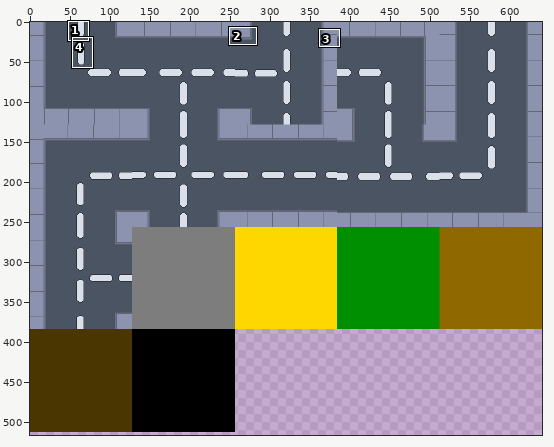
Pixel-art file: Assets/block.aseprite. Above: a wide view before the commit, with the close-up outlined.
Close-up. Old version:
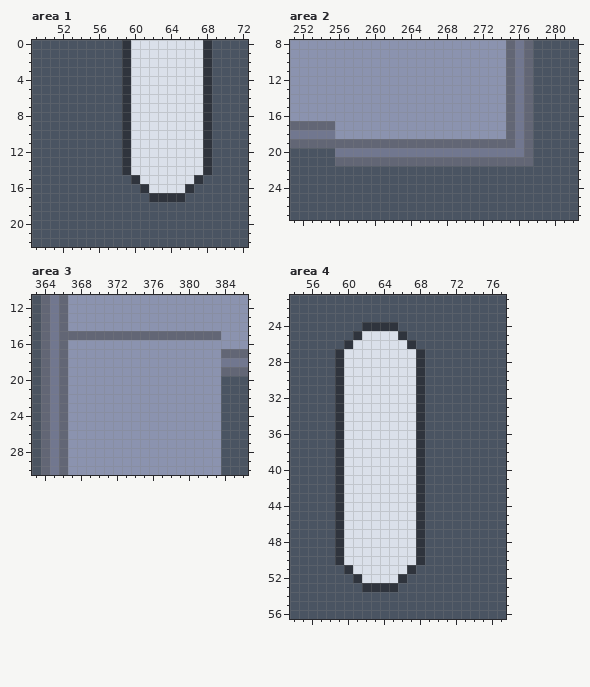
640x640 pixels, 1 frame. Shown: area 1: x 49..72, y 0..22; area 2: x 251..282, y 8..27; area 3: x 363..386, y 11..30; area 4: x 54..77, y 21..56. The wide view leaves out empty margins. The commit also changed other parts of the picture, which this record leaves out.
Now the later version:
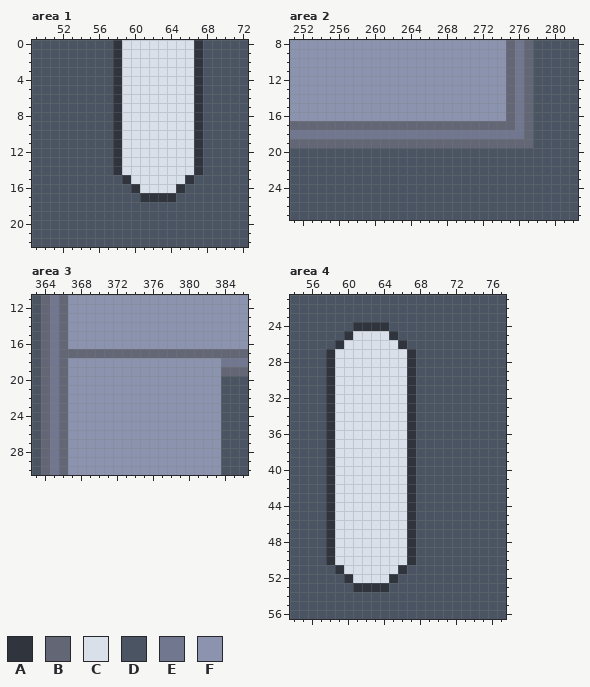
Palette (. is transparent): A #2f343d  B #626675  C #dae0ea  D #4a5462  E #71778f  F #8b93af
Change:
--- area 1
@@ x 56..70 @@
- 0 DDDACCCCCCCCADD
- 1 DDDACCCCCCCCADD
- 2 DDDACCCCCCCCADD
- 3 DDDACCCCCCCCADD
- 4 DDDACCCCCCCCADD
- 5 DDDACCCCCCCCADD
- 6 DDDACCCCCCCCADD
- 7 DDDACCCCCCCCADD
- 8 DDDACCCCCCCCADD
- 9 DDDACCCCCCCCADD
-10 DDDACCCCCCCCADD
-11 DDDACCCCCCCCADD
-12 DDDACCCCCCCCADD
-13 DDDACCCCCCCCADD
-14 DDDACCCCCCCCADD
-15 DDDDACCCCCCADDD
-16 DDDDDACCCCADDDD
-17 DDDDDDAAAADDDDD
+ 0 DDACCCCCCCCADDD
+ 1 DDACCCCCCCCADDD
+ 2 DDACCCCCCCCADDD
+ 3 DDACCCCCCCCADDD
+ 4 DDACCCCCCCCADDD
+ 5 DDACCCCCCCCADDD
+ 6 DDACCCCCCCCADDD
+ 7 DDACCCCCCCCADDD
+ 8 DDACCCCCCCCADDD
+ 9 DDACCCCCCCCADDD
+10 DDACCCCCCCCADDD
+11 DDACCCCCCCCADDD
+12 DDACCCCCCCCADDD
+13 DDACCCCCCCCADDD
+14 DDACCCCCCCCADDD
+15 DDDACCCCCCADDDD
+16 DDDDACCCCADDDDD
+17 DDDDDAAAADDDDDD
 18 DDDDDDDDDDDDDDD
--- area 2
@@ x 251..282 @@
 16 FFFFFFFFFFFFFFFFFFFFFFFFBEBDDDDD
-17 BBBBBFFFFFFFFFFFFFFFFFFFBEBDDDDD
-18 EEEEEFFFFFFFFFFFFFFFFFFFBEBDDDDD
-19 BBBBBBBBBBBBBBBBBBBBBBBBBEBDDDDD
-20 DDDDDEEEEEEEEEEEEEEEEEEEEEBDDDDD
-21 DDDDDBBBBBBBBBBBBBBBBBBBBBBDDDDD
+17 BBBBBBBBBBBBBBBBBBBBBBBBBEBDDDDD
+18 EEEEEEEEEEEEEEEEEEEEEEEEEEBDDDDD
+19 BBBBBBBBBBBBBBBBBBBBBBBBBBBDDDDD
+20 DDDDDDDDDDDDDDDDDDDDDDDDDDDDDDDD
+21 DDDDDDDDDDDDDDDDDDDDDDDDDDDDDDDD
 22 DDDDDDDDDDDDDDDDDDDDDDDDDDDDDDDD
--- area 3
@@ x 363..386 @@
 14 DBEBFFFFFFFFFFFFFFFFFFFF
-15 DBEBBBBBBBBBBBBBBBBBBFFF
+15 DBEBFFFFFFFFFFFFFFFFFFFF
 16 DBEBFFFFFFFFFFFFFFFFFFFF
-17 DBEBFFFFFFFFFFFFFFFFFBBB
+17 DBEBBBBBBBBBBBBBBBBBBBBB
 18 DBEBFFFFFFFFFFFFFFFFFEEE
--- area 4
@@ x 56..70 @@
 23 DDDDDDDDDDDDDDD
-24 DDDDDDAAAADDDDD
-25 DDDDDACCCCADDDD
-26 DDDDACCCCCCADDD
-27 DDDACCCCCCCCADD
-28 DDDACCCCCCCCADD
-29 DDDACCCCCCCCADD
-30 DDDACCCCCCCCADD
-31 DDDACCCCCCCCADD
-32 DDDACCCCCCCCADD
-33 DDDACCCCCCCCADD
-34 DDDACCCCCCCCADD
-35 DDDACCCCCCCCADD
-36 DDDACCCCCCCCADD
-37 DDDACCCCCCCCADD
-38 DDDACCCCCCCCADD
-39 DDDACCCCCCCCADD
-40 DDDACCCCCCCCADD
-41 DDDACCCCCCCCADD
-42 DDDACCCCCCCCADD
-43 DDDACCCCCCCCADD
-44 DDDACCCCCCCCADD
-45 DDDACCCCCCCCADD
-46 DDDACCCCCCCCADD
-47 DDDACCCCCCCCADD
-48 DDDACCCCCCCCADD
-49 DDDACCCCCCCCADD
-50 DDDACCCCCCCCADD
-51 DDDDACCCCCCADDD
-52 DDDDDACCCCADDDD
-53 DDDDDDAAAADDDDD
+24 DDDDDAAAADDDDDD
+25 DDDDACCCCADDDDD
+26 DDDACCCCCCADDDD
+27 DDACCCCCCCCADDD
+28 DDACCCCCCCCADDD
+29 DDACCCCCCCCADDD
+30 DDACCCCCCCCADDD
+31 DDACCCCCCCCADDD
+32 DDACCCCCCCCADDD
+33 DDACCCCCCCCADDD
+34 DDACCCCCCCCADDD
+35 DDACCCCCCCCADDD
+36 DDACCCCCCCCADDD
+37 DDACCCCCCCCADDD
+38 DDACCCCCCCCADDD
+39 DDACCCCCCCCADDD
+40 DDACCCCCCCCADDD
+41 DDACCCCCCCCADDD
+42 DDACCCCCCCCADDD
+43 DDACCCCCCCCADDD
+44 DDACCCCCCCCADDD
+45 DDACCCCCCCCADDD
+46 DDACCCCCCCCADDD
+47 DDACCCCCCCCADDD
+48 DDACCCCCCCCADDD
+49 DDACCCCCCCCADDD
+50 DDACCCCCCCCADDD
+51 DDDACCCCCCADDDD
+52 DDDDACCCCADDDDD
+53 DDDDDAAAADDDDDD
 54 DDDDDDDDDDDDDDD
Changed places in both close-ups, as pixel boxes (x1, y1, x2, y2):
changed: (113, 40, 212, 202)
changed: (335, 121, 533, 166)
changed: (68, 331, 221, 358)
changed: (326, 322, 425, 592)
